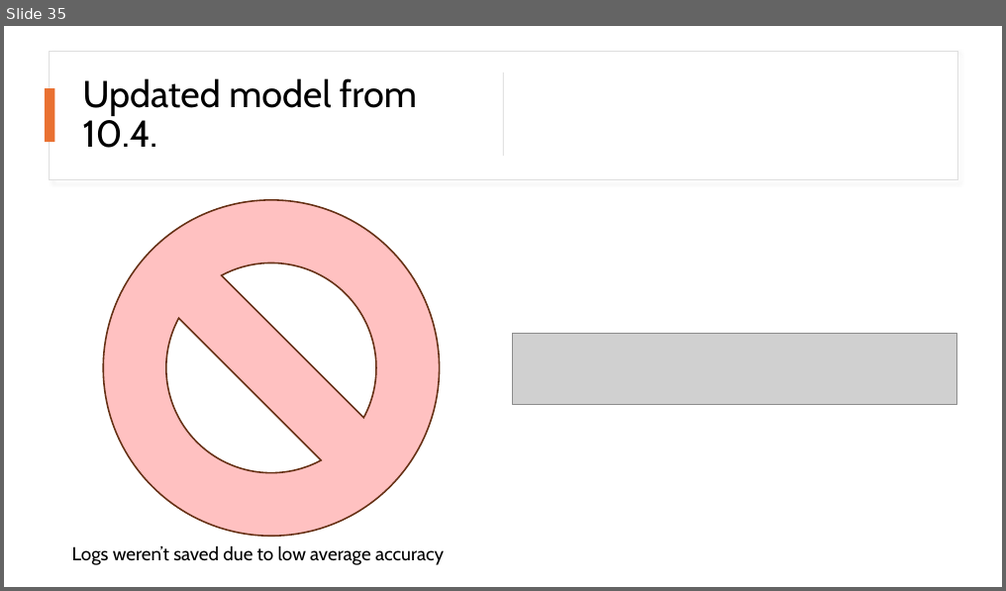
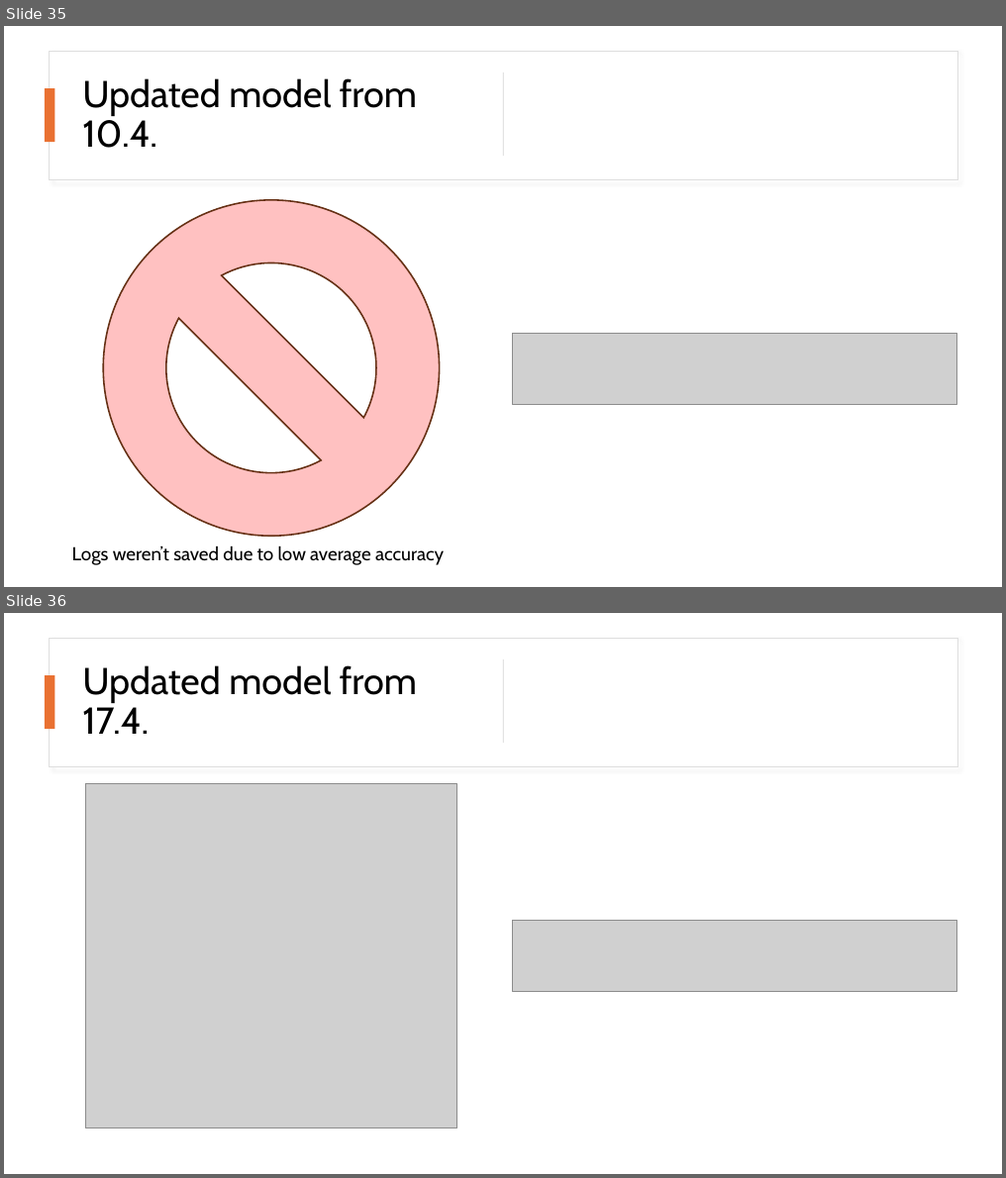
Before and after one commit to kutalekj/football-outcomes-predictor, a slide deck: src/apifootball_model/main_model_training_experiments/25-03-18/TensorBoard_logs.pptx. Shown one above the other, each under a label of ours: slide 35 before the commit, slides 35 and 36 after it. The pictures are 1006x591 and 1006x1178 pixels, drawn with LibreOffice and Linux fonts; fonts in the diff are those of the drawing; grey boxes stand for pictures. Boxes give left, top, right and bottom in pixels: in the first picture for what was removed or moved away, otherwise in the second. Text is boxed around its words. In the diff, an @@ line names an element or a change of style, - is before the commit and + after.

Commit message:
Update trained main model and records file and graph

```diff
--- a/src/apifootball_model/main_model_training_experiments/25-03-18/TensorBoard_logs.pptx
+++ b/src/apifootball_model/main_model_training_experiments/25-03-18/TensorBoard_logs.pptx
@@ slide 36 added at bbox=[4, 613, 1002, 1174], background #FFFFFF @@
@@ rectangle added at bbox=[49, 638, 957, 766], fill #FFFFFF, outline #DEDEDE 1 pt @@
@@ text added at bbox=[82, 665, 417, 734], 36 pt, text #000000 @@
+Updated model from 17.4.
@@ rectangle added at bbox=[503, 660, 504, 743], fill #D5D5D5 @@
@@ rectangle added at bbox=[45, 676, 54, 730], fill #E97132 @@
@@ picture added at bbox=[85, 784, 456, 1129] @@
@@ picture added at bbox=[512, 921, 957, 992] @@
```
Also in this commit, not shown: 5 other files.
